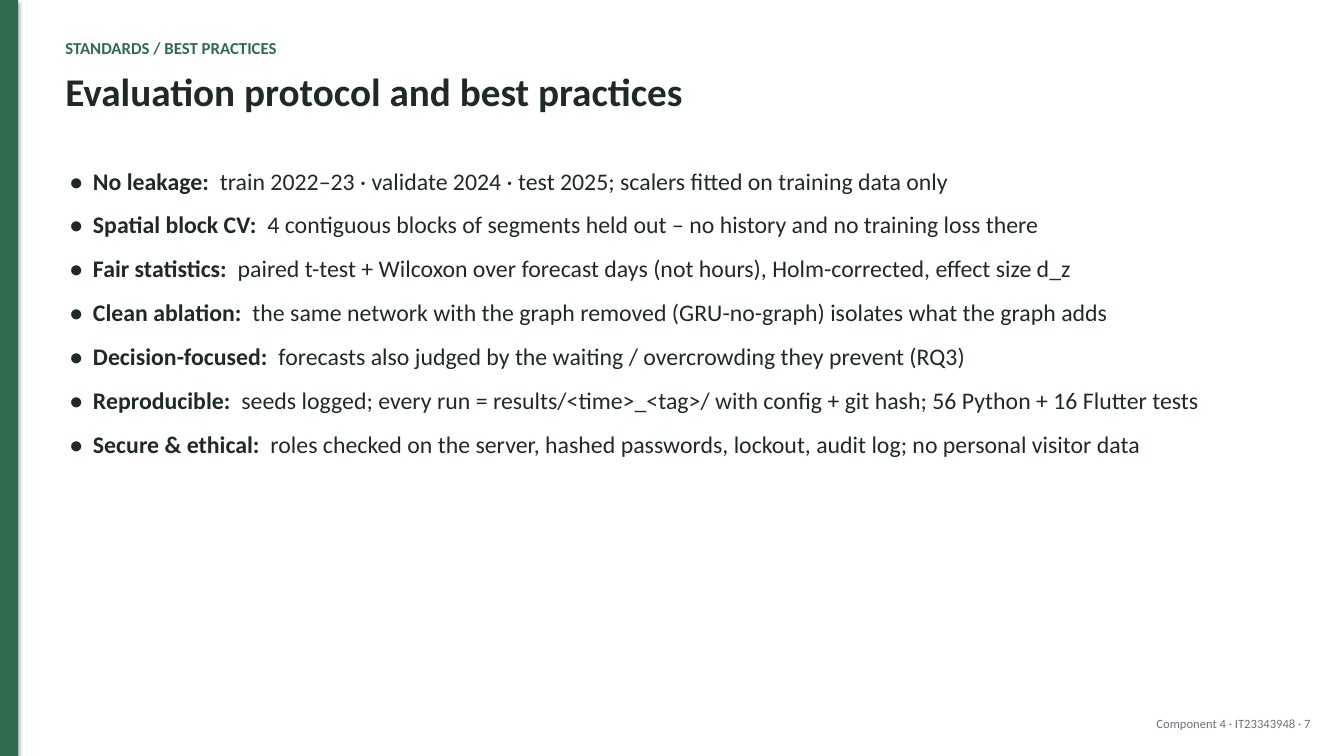
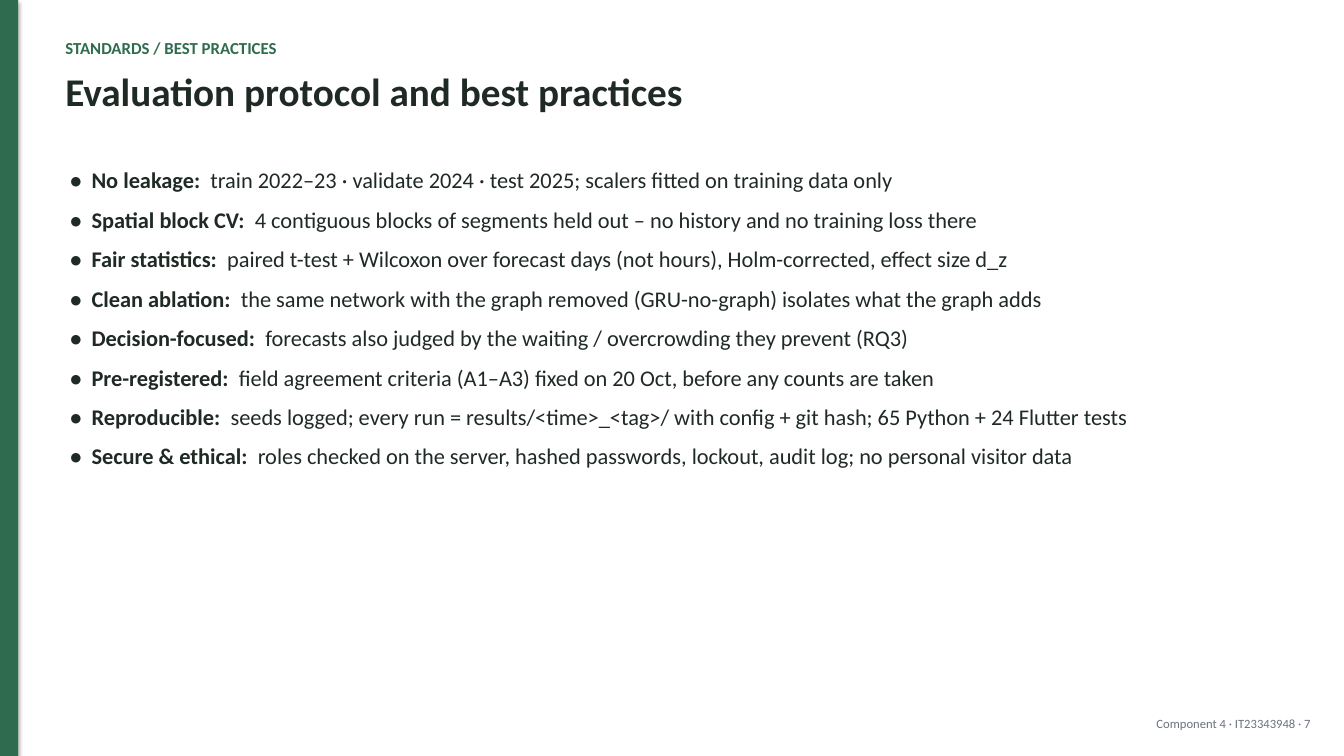
Before and after one commit to mirshadahamed/Decentralized-Hiking-AI, a slide deck: slide 7 of research/component_4/docs/slides/PP1_Component4.pptx. Drawn at 1344x756 pixels with LibreOffice and Linux fonts; fonts in the diff are those of the drawing. Boxes give left, top, right and bottom in pixels: in the first picture for what was removed or moved away, otherwise in the second. Text is boxed around its words. In the diff, an @@ line names an element or a change of style, - is before the commit and + after.

Commit message:
Adam's Peak spatial CV with 3 seeds; slides and docs updated

```diff
--- a/research/component_4/docs/slides/PP1_Component4.pptx
+++ b/research/component_4/docs/slides/PP1_Component4.pptx
@@ text at (92, 172, 1072, 468): size 17 to 16 pt in "• No leakage: train 2022–23 · validate ...", "• Spatial block CV: 4 contiguous blocks ...", "• Fair statistics: paired t-test + Wilcoxon ...", "• Clean ablation: the same network with ..." and 2 more places; less space between paragraphs @@
@@ text at (92, 370, 1127, 429): text changed; size 17 to 16 pt @@
-• Reproducible: seeds logged; every run = results/<time>_<tag>/ with config + git hash; 56 Python + 16 Flutter tests
+• Pre-registered: field agreement criteria (A1–A3) fixed on 20 Oct, before any counts are taken
+• Reproducible: seeds logged; every run = results/<time>_<tag>/ with config + git hash; 65 Python + 24 Flutter tests
```
Also in this commit, not shown: 9 other slides changed, 5 slides added, 1 slide removed, 21 other files.
